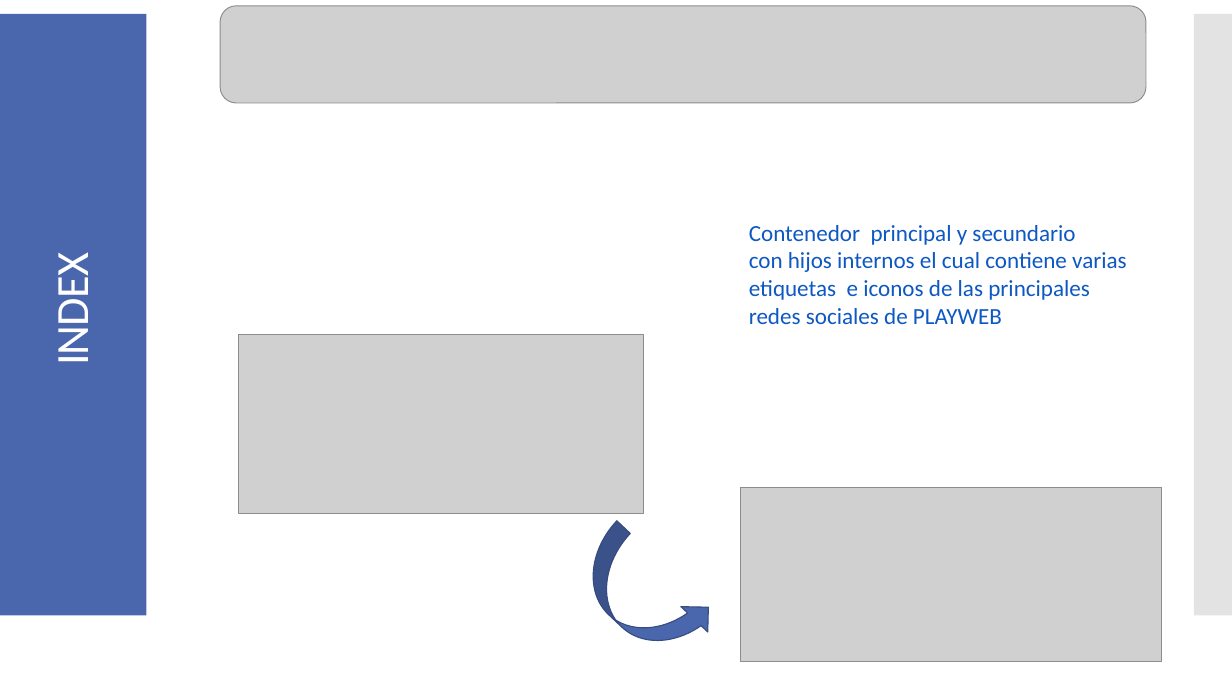
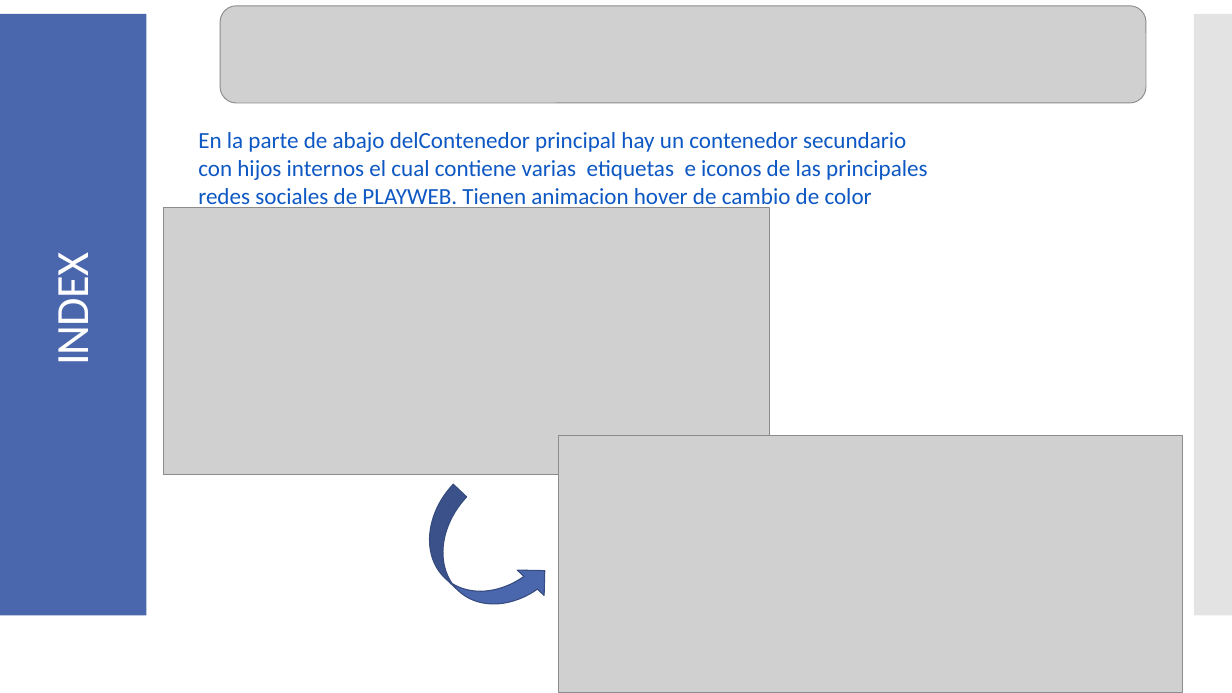
Before and after one commit to MalyJPL/PlayWeb-BICTIA, a slide deck: slide 6 of Manual/Manual_Desarrollo.pptx (slide 7 before the commit). Drawn at 1232x693 pixels with LibreOffice and Linux fonts; fonts in the diff are those of the drawing; grey boxes stand for pictures. Boxes give left, top, right and bottom in pixels: in the first picture for what was removed or moved away, otherwise in the second. Text is boxed around its words. In the diff, an @@ line names an element or a change of style, - is before the commit and + after.

```diff
--- a/Manual/Manual_Desarrollo.pptx
+++ b/Manual/Manual_Desarrollo.pptx
@@ text at (198, 132, 928, 210): text changed @@
-Contenedor principal y secundario
-con hijos internos el cual contiene varias
-etiquetas e iconos de las principales
-redes sociales de PLAYWEB
+En la parte de abajo delContenedor principal hay un contenedor secundario
+con hijos internos el cual contiene varias etiquetas e iconos de las principales
+redes sociales de PLAYWEB. Tienen animacion hover de cambio de color
@@ picture: place and size @@
-picture at (238, 335, 644, 513)
+picture at (163, 208, 769, 475)
@@ picture: place and size @@
-picture at (740, 487, 1162, 661)
+picture at (558, 435, 1183, 693)
@@ curved up arrow: place and size @@
-curved up arrow at (566, 521, 722, 673)
+curved up arrow at (403, 485, 558, 637)
```
Also in this commit, not shown: 6 other slides changed, 18 slides added, 2 slides removed, 10 other files.
